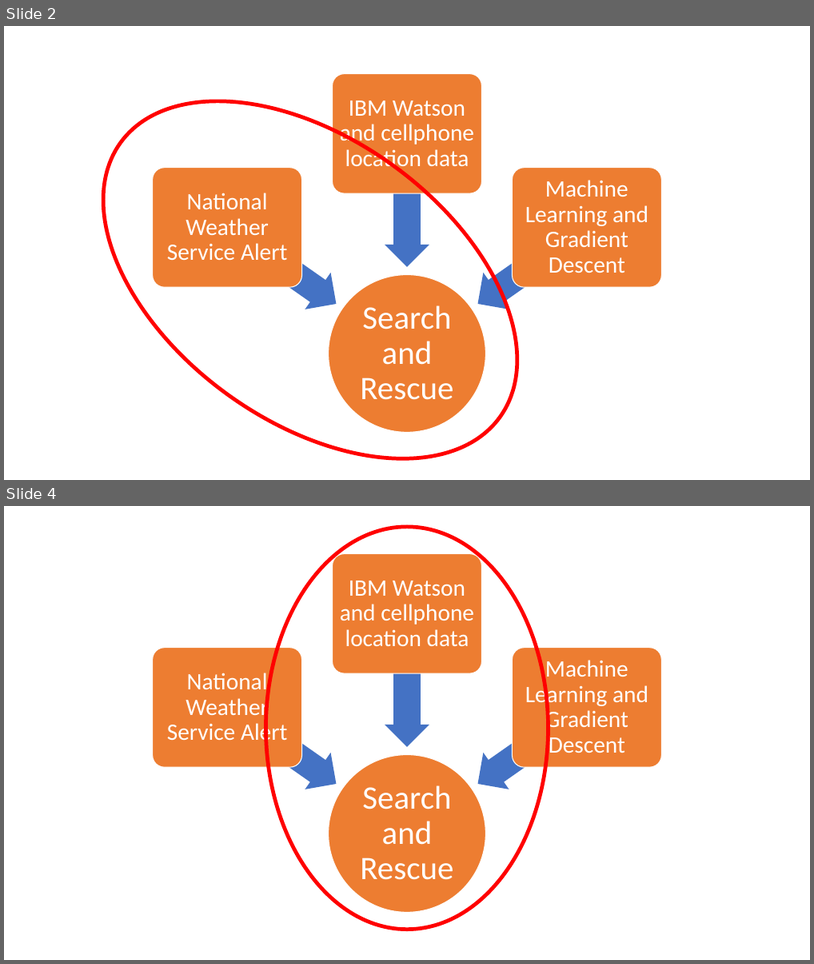
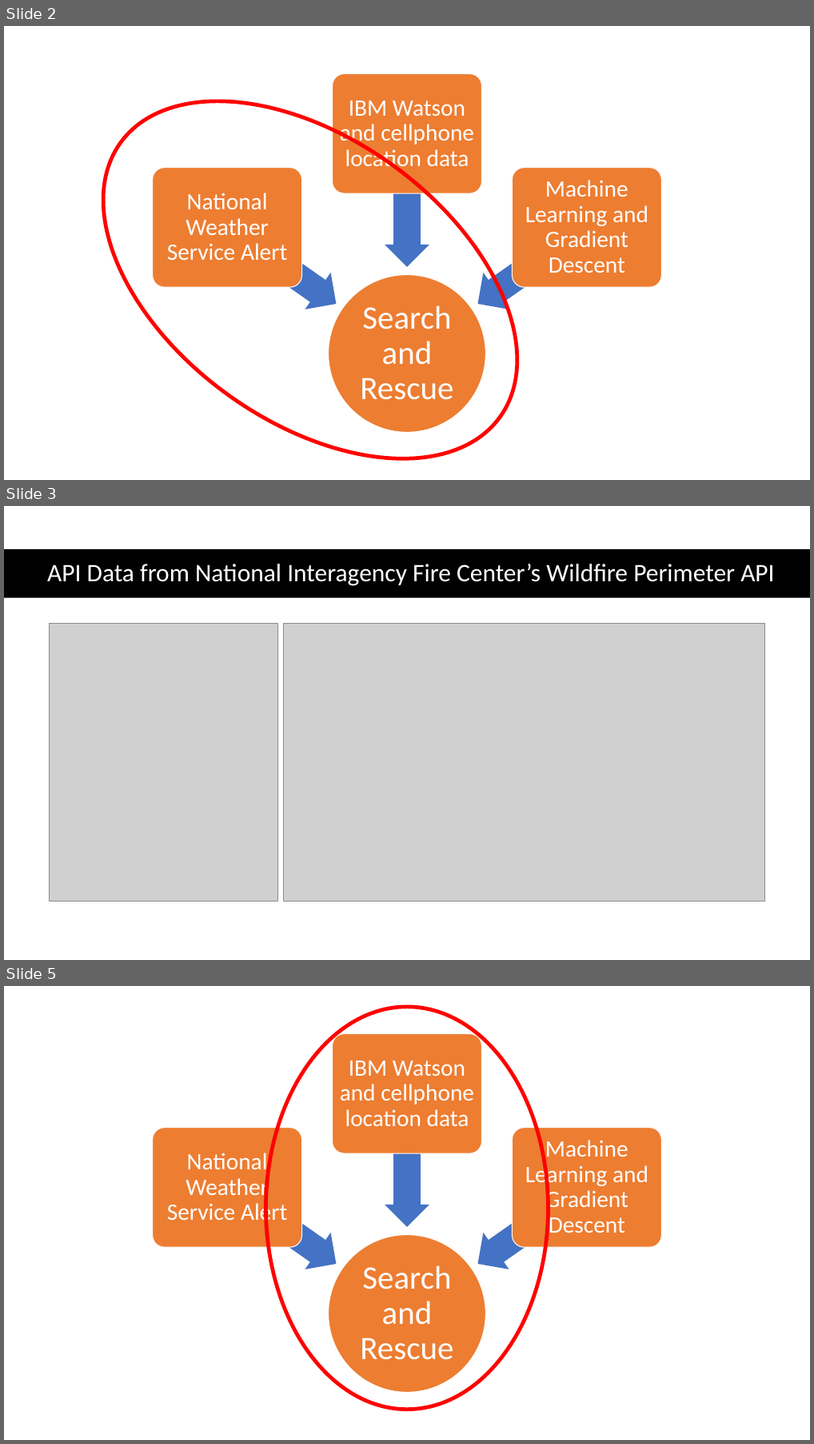
Before and after one commit to McCuf/MachineLearningSAR, a slide deck: CuseHacksPresentation.pptx. Shown one above the other, each under a label of ours: slides 2 and 4 before the commit, slides 2, 3 and 5 after it; the slides between them are not shown. The pictures are 814x964 and 814x1444 pixels, drawn with LibreOffice and Linux fonts; fonts in the diff are those of the drawing; grey boxes stand for pictures. Boxes give left, top, right and bottom in pixels: in the first picture for what was removed or moved away, otherwise in the second. Text is boxed around its words. In the diff, an @@ line names an element or a change of style, - is before the commit and + after.

```diff
--- a/CuseHacksPresentation.pptx
+++ b/CuseHacksPresentation.pptx
@@ slide 3 added at box(4, 506, 810, 960), background #FFFFFF @@
@@ rectangle added at box(4, 549, 810, 598), fill #000000 @@
@@ title added at box(47, 564, 774, 586), 30 pt, text #FFFFFF @@
+API Data from National Interagency Fire Center’s Wildfire Perimeter API
@@ picture added at box(50, 624, 278, 901) @@
@@ picture added at box(283, 624, 766, 901) @@
@@ what was slide 4 is now slide 5 @@
```
Also in this commit, not shown: 1 slide changed, 2 other slides added.
